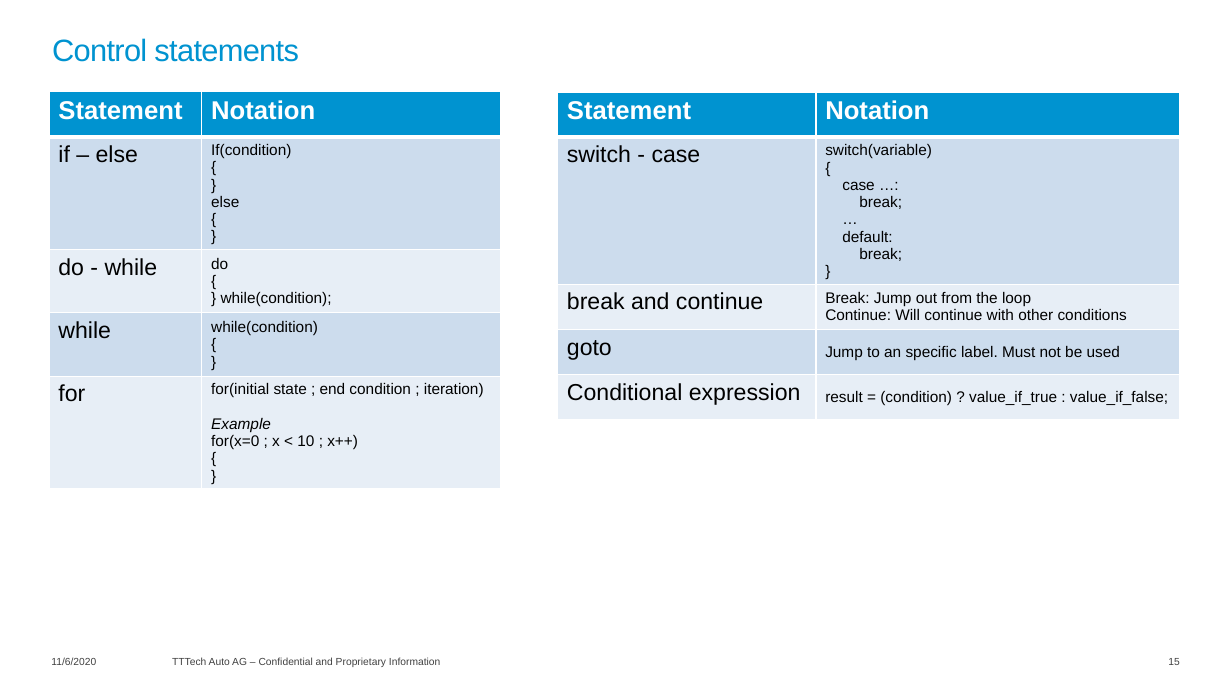
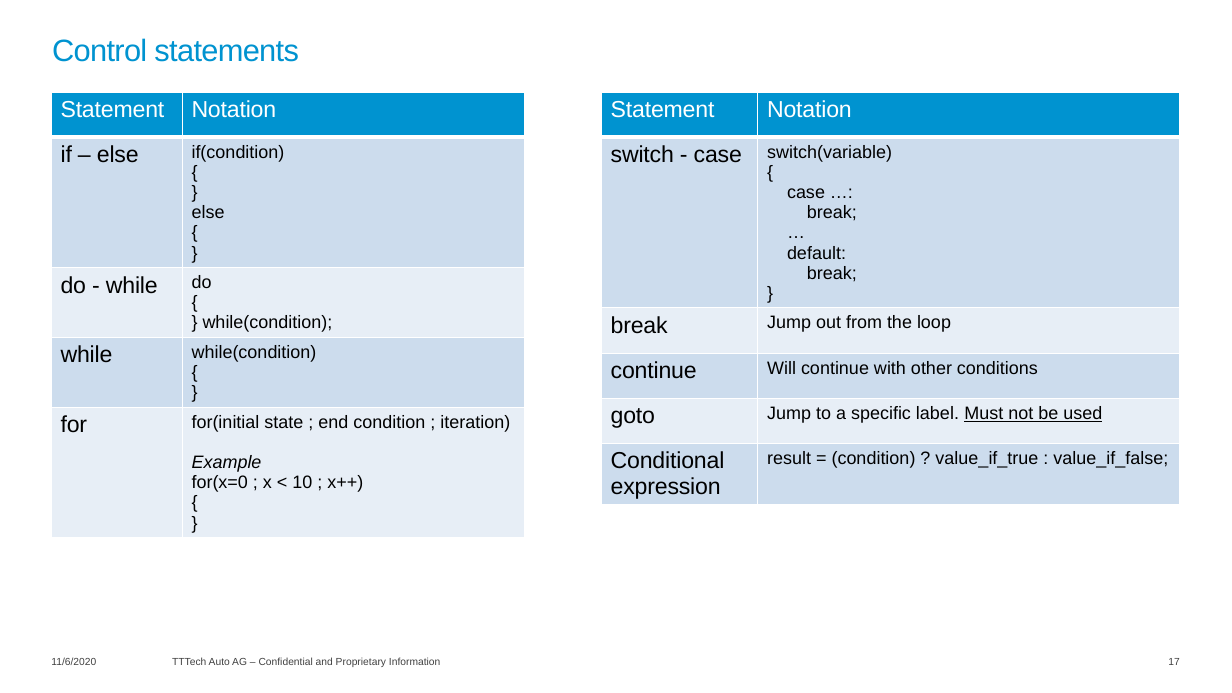
Before and after one commit to lucianotttech/C_Training, a slide deck: slide 17 of 01-Theory material/C_Training.pptx (slide 15 before the commit). Drawn at 1232x693 pixels with LibreOffice and Linux fonts; fonts in the diff are those of the drawing; background and template pictures are left out. Boxes give left, top, right and bottom in pixels: in the first picture for what was removed or moved away, otherwise in the second. Text is boxed around its words. In the diff, an @@ line names an element or a change of style, - is before the commit and + after.

```diff
--- a/01-Theory material/C_Training.pptx
+++ b/01-Theory material/C_Training.pptx
@@ table at [52,92,525,563] @@
-row 2, column 2: If(condition) / { / } / else / { / }
+row 2, column 2: if(condition) / { / } / else / { / }
@@ size 20 to 18 pt, bold off in "Statement", "Notation" @@
@@ letter spacing 0 to -0.1 pt in "Statement", "Notation", "if – else", "do - while" and 2 more places @@
@@ size 12 to 14 pt in "do", "{", "} while(condition);", "while(condition)" and 7 more places @@
@@ more space between paragraphs @@
@@ table: place and size @@
-table at [49,91,500,506]
+table at [52,92,525,563]
@@ table at [602,92,1180,519] @@
-row 3: break and continue | Break: Jump out from the loop / Continue: Will continue with other conditions
-row 4: goto | Jump to an specific label. Must not be used
-row 5: Conditional expression | result = (condition) ? value_if_true : value_if_false;
+row 3: break | Jump out from the loop
+row 4: continue | Will continue with other conditions
+row 5: goto | Jump to a specific label. Must not be used
+row 6: Conditional / expression | result = (condition) ? value_if_true : value_if_false;
@@ table: place and size @@
-table at [558,92,1181,432]
+table at [602,92,1180,519]
@@ page number at [1168,658,1179,665]: text changed @@
-15
+17
```
Also in this commit, not shown: 40 other slides changed, 5 slides added, 6 other files.
